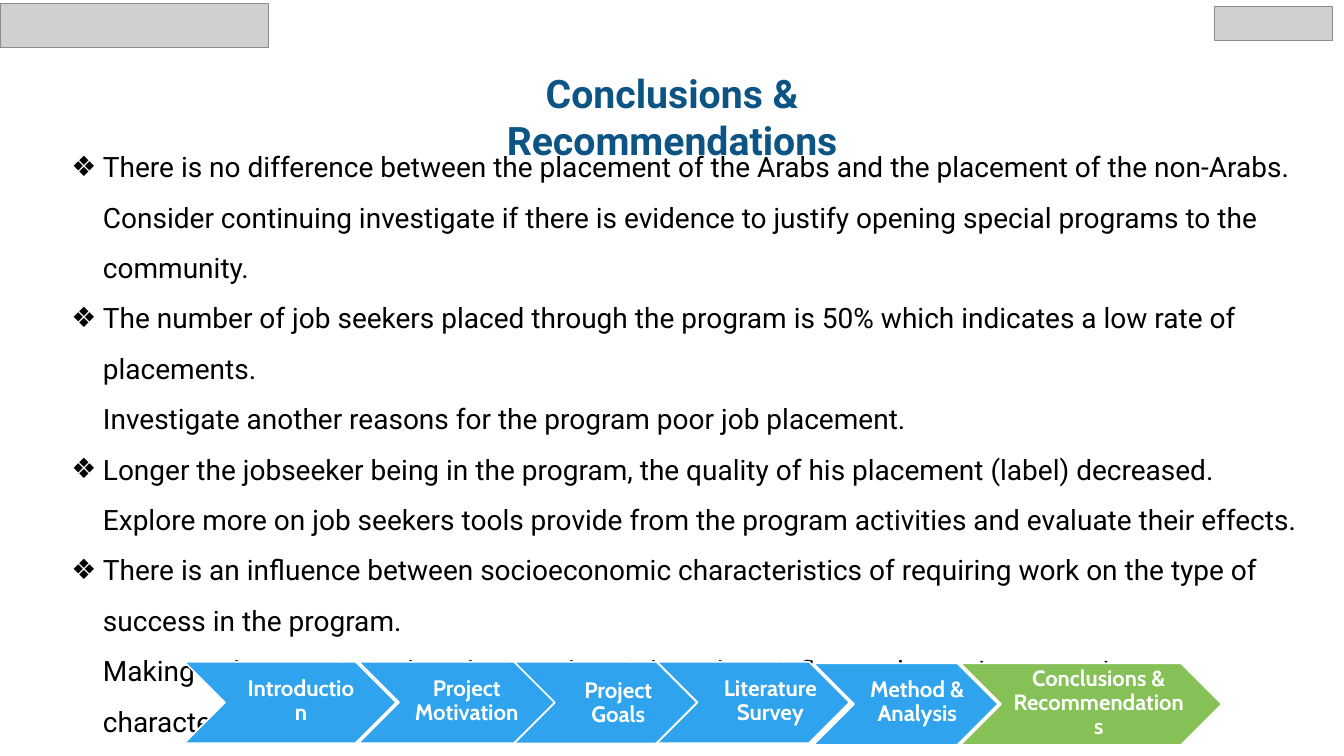
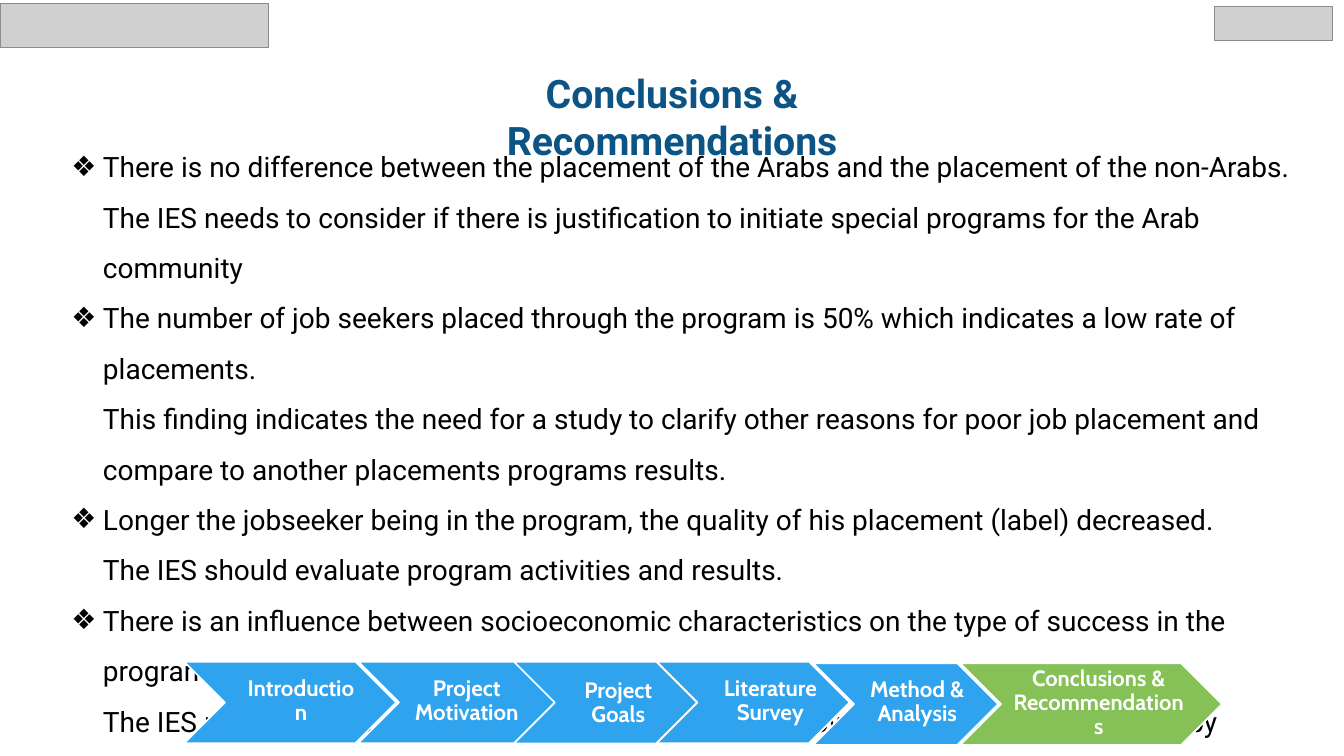
Before and after one commit to chen890/Final-Research-Project---IES, a slide deck: slide 28 of English Final Project.pptx. Drawn at 1344x756 pixels with LibreOffice and Linux fonts; fonts in the diff are those of the drawing; grey boxes stand for pictures; background and template pictures are left out. Boxes give left, top, right and bottom in pixels: in the first picture for what was removed or moved away, otherwise in the second. Text is boxed around its words. In the diff, an @@ line names an element or a change of style, - is before the commit and + after.

```diff
--- a/English Final Project.pptx
+++ b/English Final Project.pptx
@@ text at [103,151,1289,739]: text changed @@
-❖ There is no difference between the placement of the Arabs and the placement of the non-Arabs.
-  Consider continuing investigate if there is evidence to justify opening special programs to the community.
-❖ The number of job seekers placed through the program is 50% which indicates a low rate of placements.
-  Investigate another reasons for the program poor job placement.
-❖ Longer the jobseeker being in the program, the quality of his placement (label) decreased.
-  Explore more on job seekers tools provide from the program activities and evaluate their effects.
-❖ There is an influence between socioeconomic characteristics of requiring work on the type of success in the program.
-  Making a deep statistical analysis on how job seekers influence by socioeconomic characteristics.
+❖ There is no difference between the placement of the Arabs and the placement of the non-Arabs.
+  The IES needs to consider if there is justification to initiate special programs for the Arab community
+❖ The number of job seekers placed through the program is 50% which indicates a low rate of placements.
+  This finding indicates the need for a study to clarify other reasons for poor job placement and compare to another placements programs results.
+❖ Longer the jobseeker being in the program, the quality of his placement (label) decreased.
+  The IES should evaluate program activities and results.
+❖ There is an influence between socioeconomic characteristics on the type of success in the program.
+  The IES need to make a thorough statistical analysis on how job seekers are influenced by socio-economic characteristics.
```
Also in this commit, not shown: 20 other slides changed, 4 other files.
